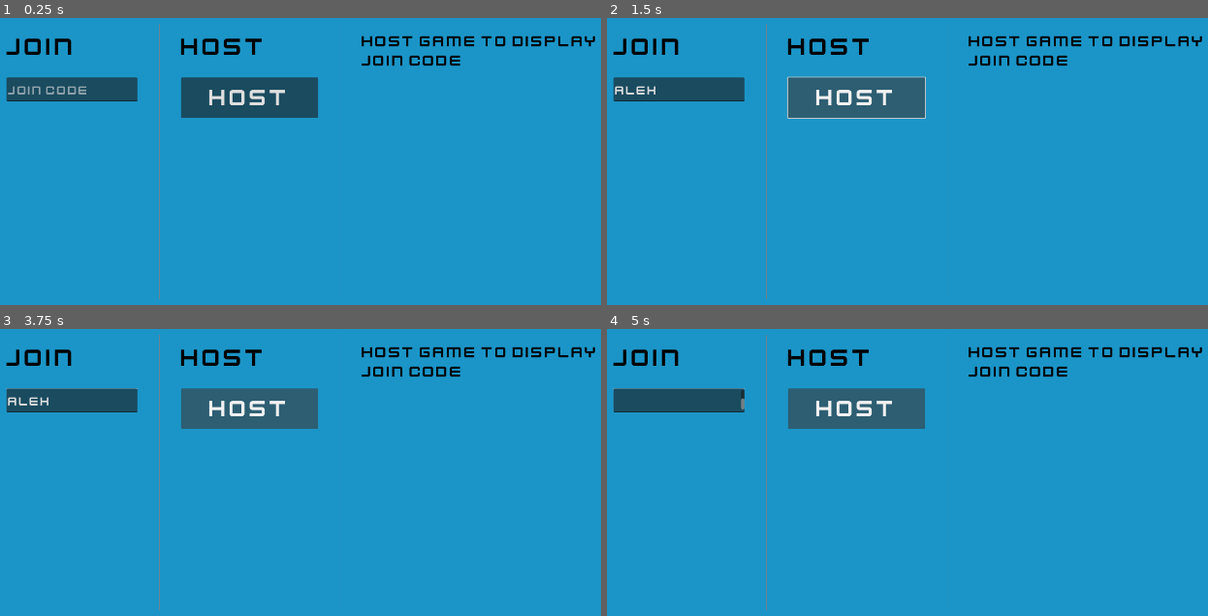
Above: before the commit, frames 1-4 (two rows, left to right).
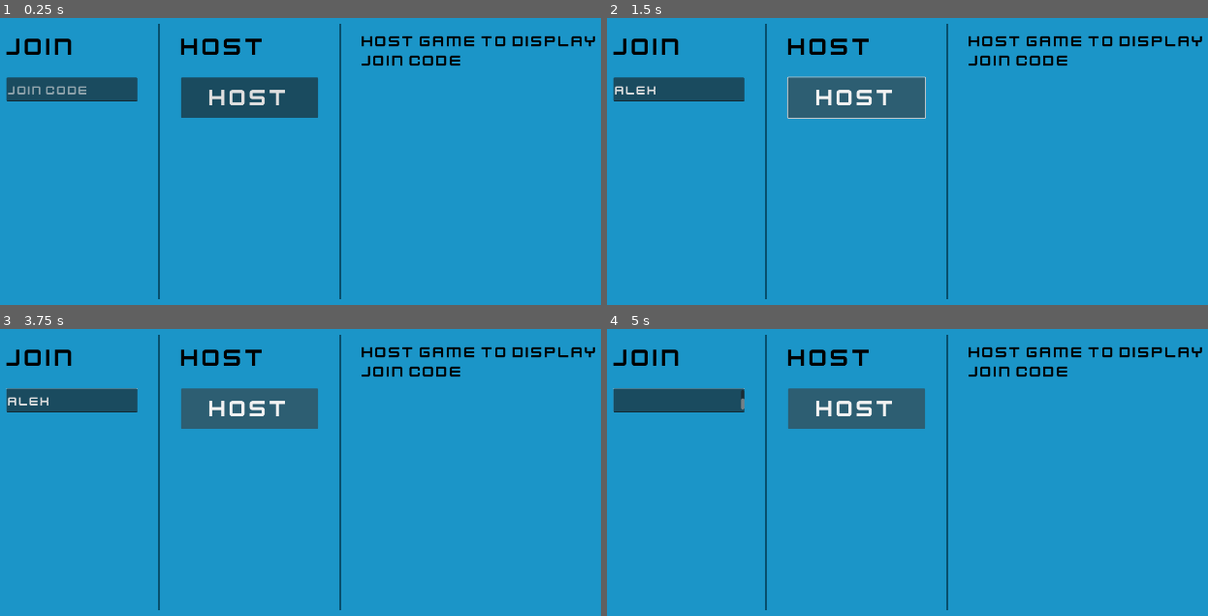
Above: after the commit, the same moments.

Repository: noel-schenk/GGJ25
Game: Godot game, scene res://levels/main/mainLevel.tscn
Same seed, same stepped clock (60 frames per second), same inputs: the game is played once before the commit and once after it.
Inputs (mouse positions are in pixels of both pictures, inside the frame that each line leads up to):
- Up to frame 1 (0.25 s): no input
- Up to frame 2 (1.5 s): click (679, 89) at 0.52 s; type "Alex" at 0.6 s; click "HOST" at 1.25 s
- Up to frame 3 (3.75 s): hold Right (ui_right) 2.03-3.53 s; hold Left (ui_left) from 3.53 s (still down)
- Up to frame 4 (5 s): tap Enter (ui_accept) at 4.25, 4.52 s; release Left (ui_left) at 4.28 s; hold Right (ui_right) from 4.28 s (still down)

The runs differ from the first frame. In frame 1, 0.6% of the frame differs, in the area x 26-57%, y 2-98%; in frame 2, 0.6%; in frame 3, 0.6%; in frame 4, 0.6%.

Commit message:
add mainLevel improvement

Diff:
--- a/levels/main/mainLevel.gd
+++ b/levels/main/mainLevel.gd
@@ -8,3 +8,5 @@
 	var window_size = Vector2i(screen_size.x / 2, screen_size.y / 2)
 	get_viewport().size = window_size
 	get_window().position = Vector2(screen_size.x / 2 - window_size.x / 2, screen_size.y / 2 - window_size.y / 2)
+
+	Utils.better_print(["why is this not loading?"])
--- a/levels/main/mainLevel.tscn
+++ b/levels/main/mainLevel.tscn
@@ -1,8 +1,20 @@
-[gd_scene load_steps=2 format=3 uid="uid://ckq0v8kpgf1dt"]
+[gd_scene load_steps=5 format=3 uid="uid://ckq0v8kpgf1dt"]
 
 [ext_resource type="Theme" uid="uid://bgwqxtwa4vp3e" path="res://assets/themes/kenneyUI-blue.tres" id="1_i54ps"]
+[ext_resource type="Script" path="res://levels/main/mainLevel.gd" id="1_tt5u8"]
+
+[sub_resource type="StyleBoxLine" id="StyleBoxLine_uvv8r"]
+color = Color(0.0297174, 0.311156, 0.42689, 1)
+thickness = 4
+vertical = true
+
+[sub_resource type="StyleBoxLine" id="StyleBoxLine_0wseg"]
+color = Color(0.0313726, 0.309804, 0.427451, 1)
+thickness = 4
+vertical = true
 
 [node name="Main" type="Node2D"]
+script = ExtResource("1_tt5u8")
 
 [node name="Control" type="Control" parent="."]
 layout_mode = 3
@@ -60,6 +72,7 @@
 [node name="VSeparator" type="VSeparator" parent="Control/CanvasLayer/MarginContainer/HBoxContainer"]
 custom_minimum_size = Vector2(60, 0)
 layout_mode = 2
+theme_override_styles/separator = SubResource("StyleBoxLine_uvv8r")
 
 [node name="MarginContainer" type="MarginContainer" parent="Control/CanvasLayer/MarginContainer/HBoxContainer"]
 layout_mode = 2
@@ -89,6 +102,7 @@
 [node name="VSeparator2" type="VSeparator" parent="Control/CanvasLayer/MarginContainer/HBoxContainer"]
 custom_minimum_size = Vector2(60, 0)
 layout_mode = 2
+theme_override_styles/separator = SubResource("StyleBoxLine_0wseg")
 
 [node name="MarginContainer3" type="MarginContainer" parent="Control/CanvasLayer/MarginContainer/HBoxContainer"]
 layout_mode = 2
